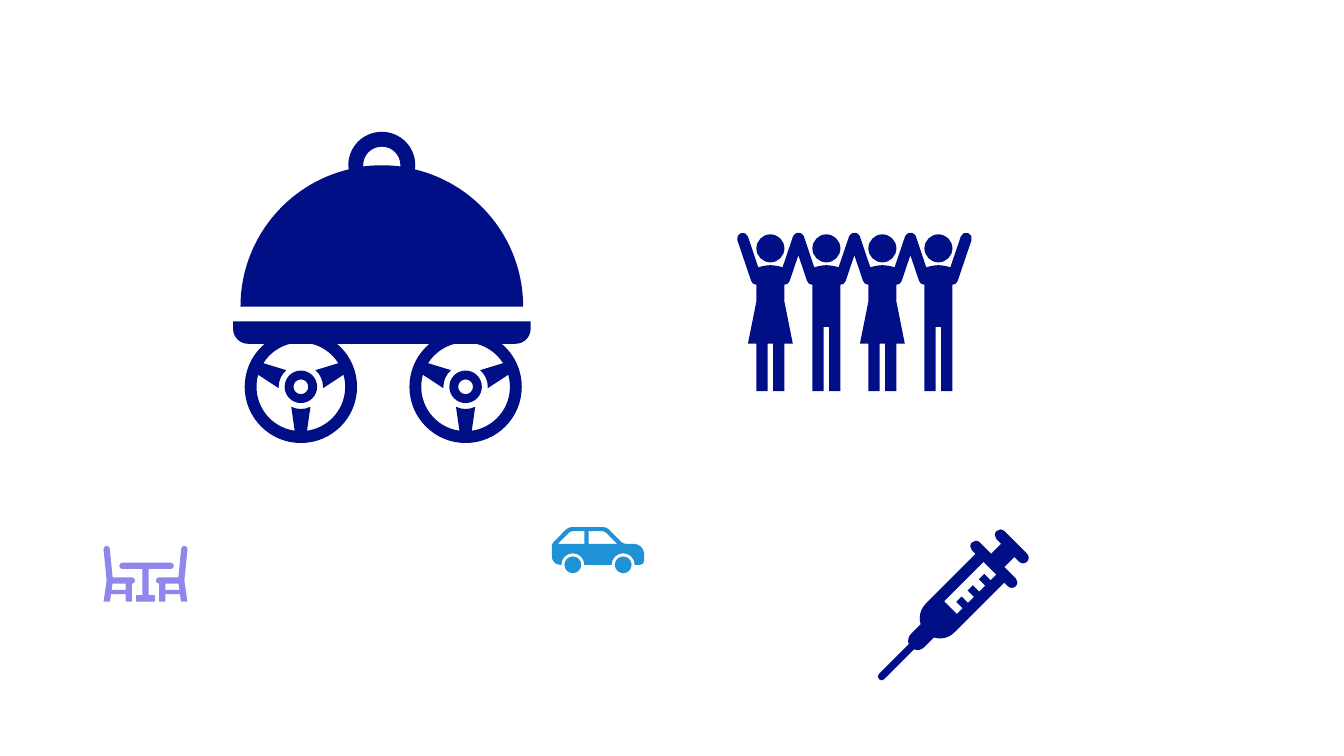
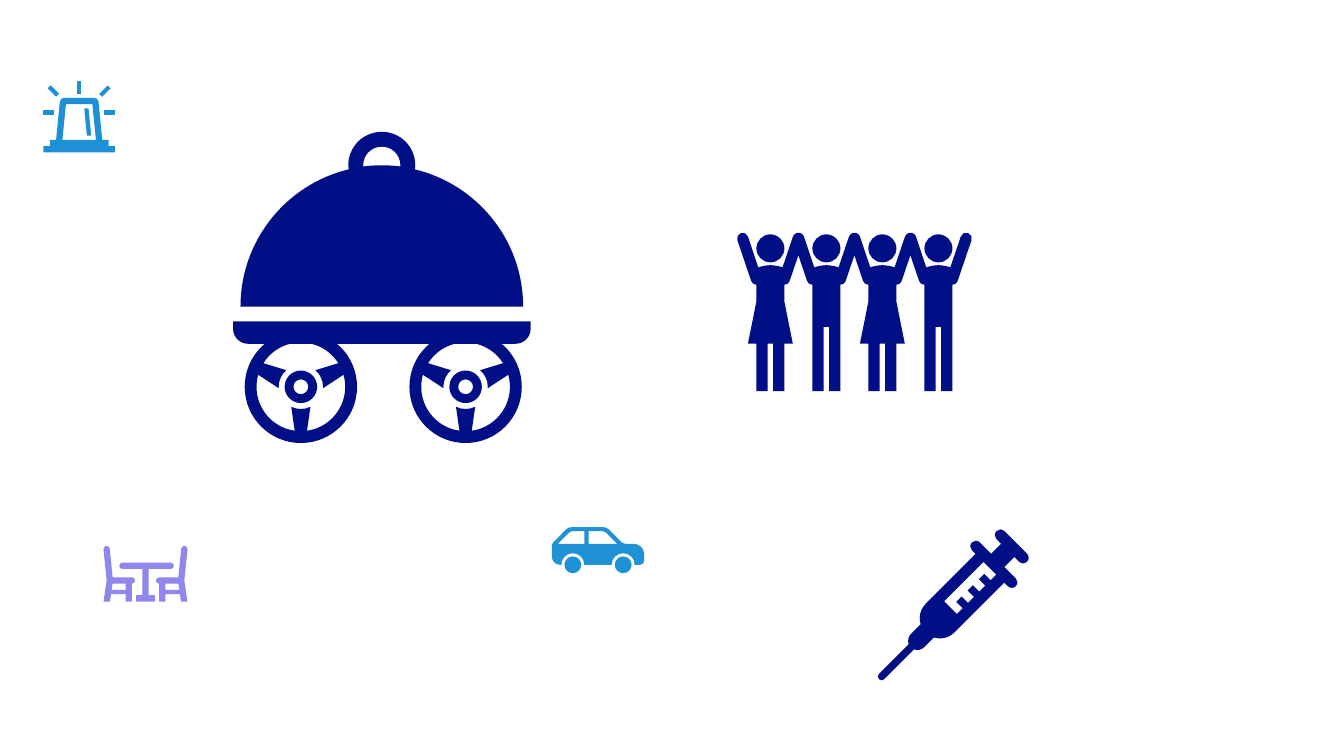
Before and after one commit to HelpMyStreet/front-end, a slide deck: slide 4 of HelpMyStreetFE/HelpMyStreetFE/src/pptx/Icons.pptx. Drawn at 1344x756 pixels with LibreOffice and Linux fonts; fonts in the diff are those of the drawing. Boxes give left, top, right and bottom in pixels: in the first picture for what was removed or moved away, otherwise in the second. Text is boxed around its words. In the diff, an @@ line names an element or a change of style, - is before the commit and + after.

```diff
--- a/HelpMyStreetFE/HelpMyStreetFE/src/pptx/Icons.pptx
+++ b/HelpMyStreetFE/HelpMyStreetFE/src/pptx/Icons.pptx
@@ group added at bbox=[43, 81, 115, 152]: 7 freeform shapes @@
```
Also in this commit, not shown: 4 other files.
